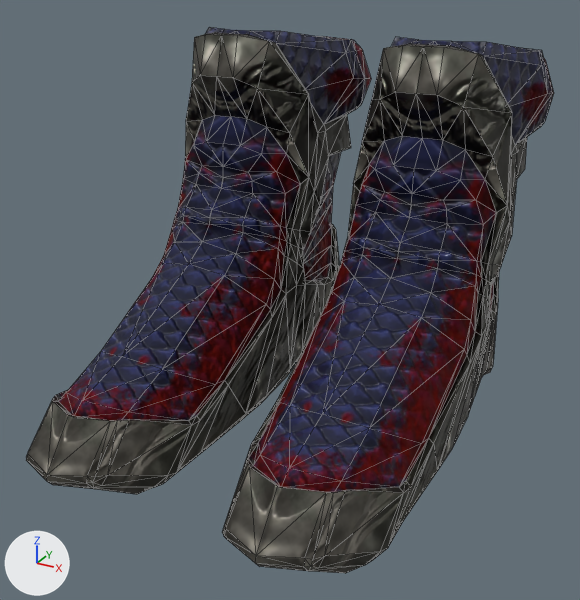
An edit to the glTF model foot/Dragonskin_Boots/dragonskin_boots.glb, drawn before and after from the same camera.
Rendered twice from a 50 mm camera at (0.181, -0.382, 0.231) aimed at (0.001, -0.054, 0.067). The axes (+X, +Y, +Z) are drawn at lower left. The lights are the same throughout. Mesh edges are drawn as thin lines. Where no turn or scale is listed for an object, it has been applied to the vertices. Vertices at the same position are counted once.

In view in the first picture: 'dragonskin_boots_export'.
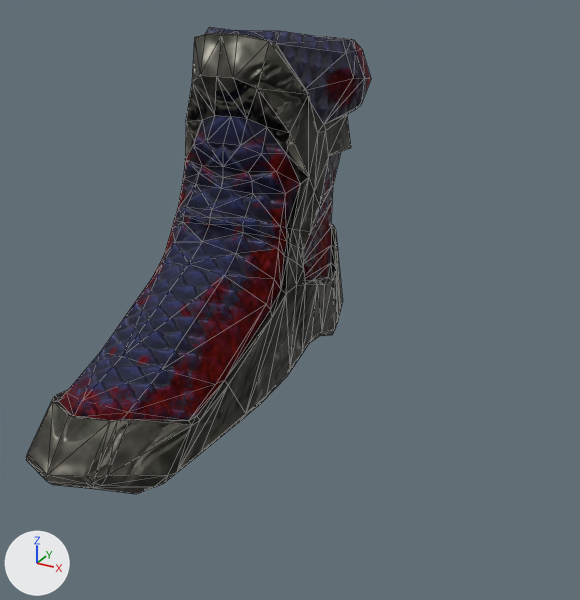
Boxes [x1, y1, x2, y2] around the edits, measured in the pictures (580 x 600 px):
```json
{"object": "dragonskin_boots_export", "change": "reshaped", "before": [26, 27, 554, 573], "after": [26, 27, 371, 494], "on screen": "35% narrower, 14% shorter"}
{"part": 1, "of": "me_shoe_var1_vert_014", "change": "deleted", "before": [222, 37, 554, 573]}
```

Edits to the scene script, one JSON object a line:
```json
{"block": "me_shoe_var1_vert_014", "where": "me_shoe_var1_vert_014.from_pydata(...)  # 730 vertices, 1430 faces; spans x -0.149..0.042, y -0.147..0.124, z -0.065..0.134"}
{"block": "me_shoe_var1_vert_014", "where": "# used by ob_dragonskin_boots_export; location = (0.0535, -0.0306, 0.0581)"}
{"block": "me_shoe_var1_vert_014", "change": "me_shoe_var1_vert_014 part 1: the loose piece of 365 vertices spanning x -0.042..0.042, y -0.147..0.124, z -0.065..0.134 is deleted"}
```
